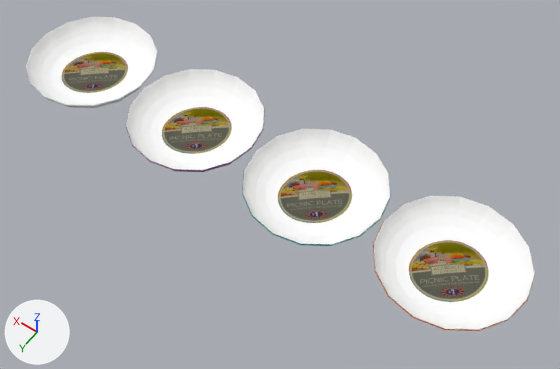
What one commit did to the Blender file Objects/PicnicPlates/PicnicPlate.blend.
Camera for both pictures: a camera (50 mm lens) standing at (-0.161, 0.687, 1.058) and looking at (0.332, -0.003, -0.027). Every picture has the same lights, and +X, +Y and +Z are marked at lower left.

Objects in the first picture: 'E3_ST2_EM4_I1', 'E3_ST2_EM4_I2', 'E3_ST2_EM4_I3', 'E3_ST2_EM4_I4'.
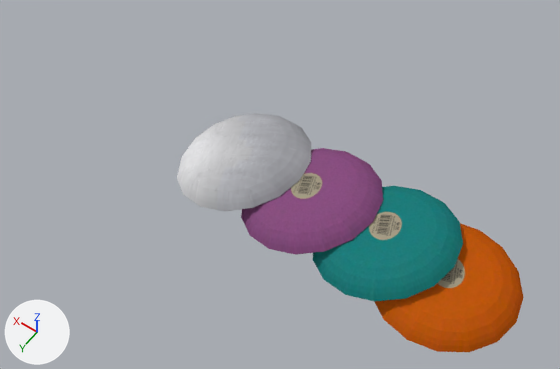
Pixel boxes [x1, y1, x2, y2] of what changed, in the pictures (560 x 369 px):
'E3_ST2_EM4_I2', moved, turned: before [242, 129, 390, 246]; after [313, 186, 463, 302]
'E3_ST2_EM4_I3', moved, turned: before [126, 69, 265, 172]; after [241, 148, 383, 255]
'E3_ST2_EM4_I1', turned: before [373, 196, 535, 331]; after [375, 223, 524, 352]
'E3_ST2_EM4_I4', moved, turned: before [26, 17, 158, 108]; after [177, 113, 311, 211]

What the commit changed:
Object 'E3_ST2_EM4_I4' (ob_e3_st2_em4_i4) moves from (0.772, -0.002, 0.0) to (0.42, -0.002, 0.02).
Object 'E3_ST2_EM4_I4' (ob_e3_st2_em4_i4) turns from (0, 0, 0) to (0, 195, 0) degrees about x, y and z.
Object 'E3_ST2_EM4_I3' (ob_e3_st2_em4_i3) moves from (0.515, 0.0, 0.0) to (0.273, 0.0, 0.02).
Object 'E3_ST2_EM4_I3' (ob_e3_st2_em4_i3) turns from (0, 0, 0) to (0, 195, 0) degrees about x, y and z.
Object 'E3_ST2_EM4_I2' (ob_e3_st2_em4_i2) moves from (0.255, 0.0, 0.0) to (0.124, 0.0, 0.021).
Object 'E3_ST2_EM4_I2' (ob_e3_st2_em4_i2) turns from (0, 0, 0) to (0, 195, 0) degrees about x, y and z.
Object 'E3_ST2_EM4_I1' (ob_e3_st2_em4_i1) turns from (0, 0, 0) to (0, 180, 0) degrees about x, y and z.
